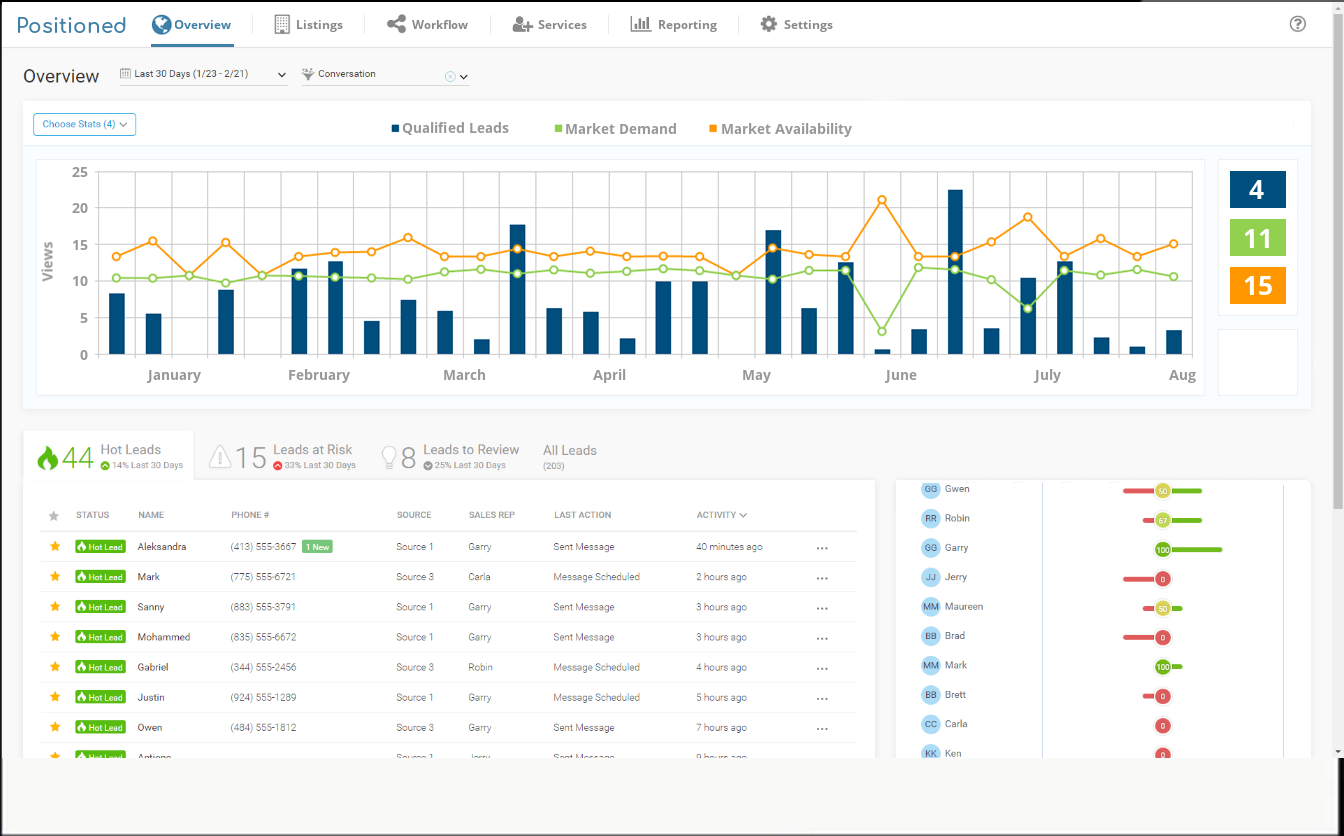
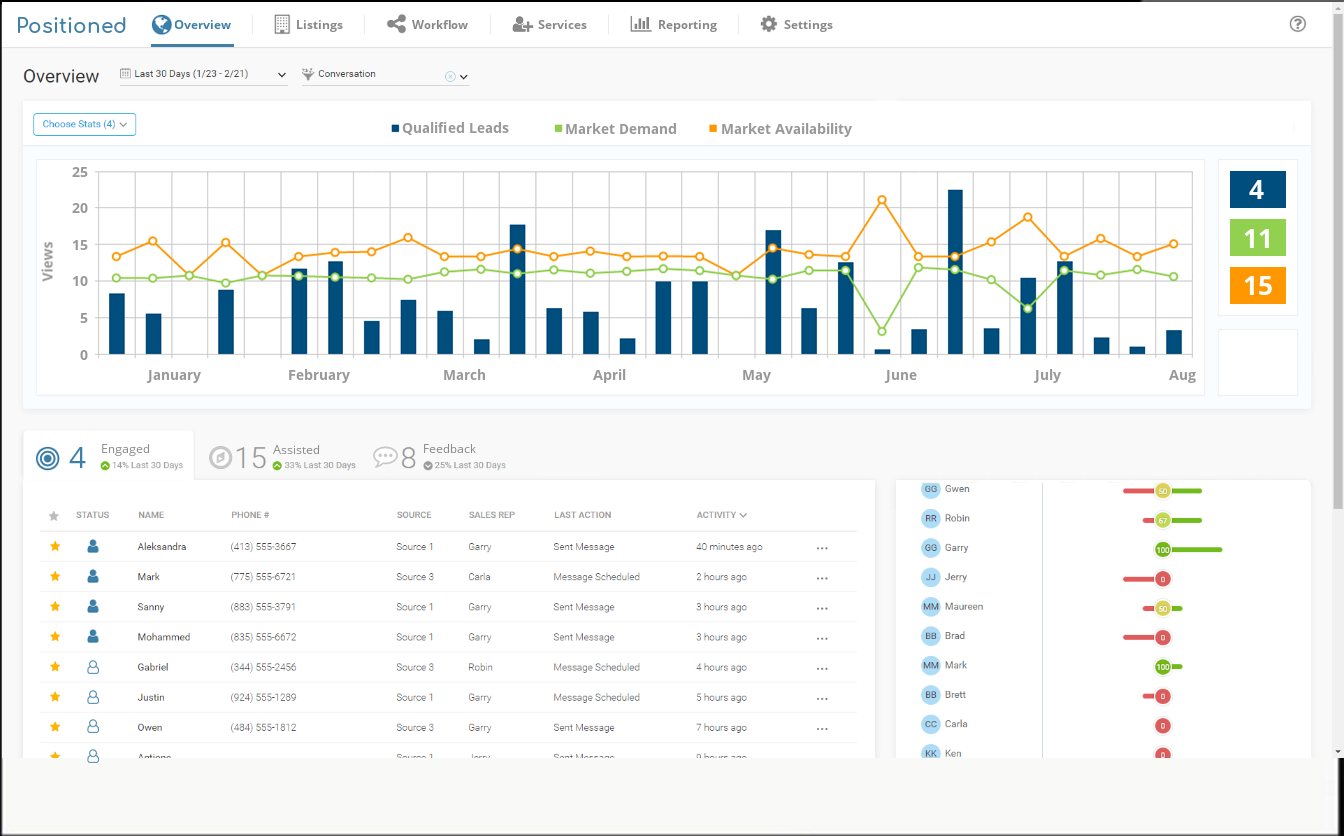
Comparing the layer stacks of the two w=1344, h=836 images. Changes:
painted on "screen" over [35, 444, 1284, 763]
